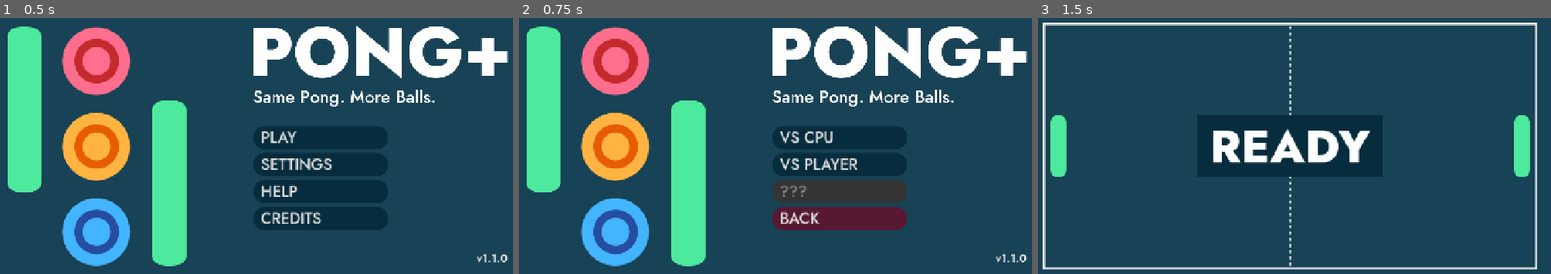
Above: before the commit, frames 1-3 (left to right).
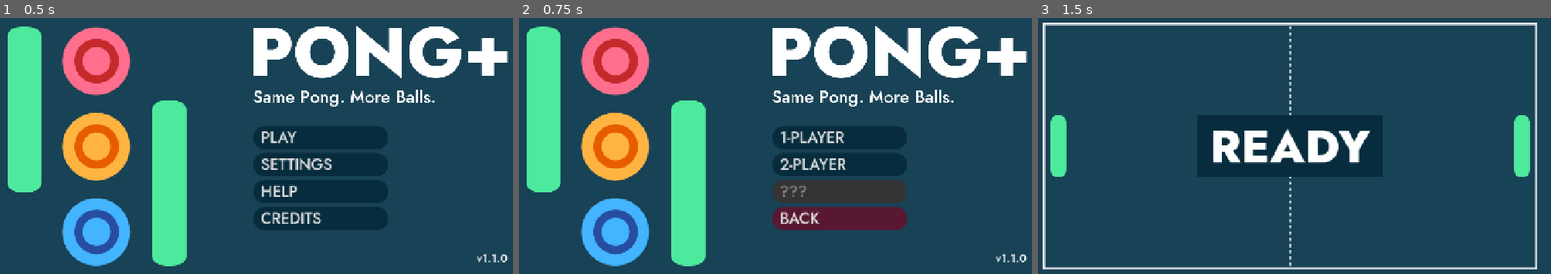
Above: after the commit, the same moments.

Repository: cf-Le3/pong-plus
Game: Godot game, scene res://main/main.tscn
Same seed, same stepped clock (60 frames per second), same inputs: the game is played once before the commit and once after it.
Inputs:
- Up to frame 1 (0.5 s): no input
- Up to frame 2 (0.75 s): click "PLAY" at 0.5 s
- Up to frame 3 (1.5 s): click "VS CPU" (after the commit: "1-PLAYER") at 1.25 s

Frame 1 is identical in both runs. In frame 2, 0.9% of the frame differs, in the area x 50-66%, y 43-60%; in frame 3, nothing differs.

Commit message:
Update play menu labels

Diff:
--- a/Pong Plus/menus/title/title.tscn
+++ b/Pong Plus/menus/title/title.tscn
@@ -131,7 +131,7 @@
 focus_neighbor_top = NodePath("../PlayBackButton")
 focus_neighbor_bottom = NodePath("../VsPlayerButton")
 theme = ExtResource("5_nsibk")
-text = "VS CPU"
+text = "1-PLAYER"
 alignment = 0
 
 [node name="VsPlayerButton" type="Button" parent="MarginContainer/HBoxContainer/VBoxContainer/VBoxPlayButtons"]
@@ -142,7 +142,7 @@
 focus_neighbor_top = NodePath("../VsCpuButton")
 focus_neighbor_bottom = NodePath("../EndlessButton")
 theme = ExtResource("5_nsibk")
-text = "VS PLAYER"
+text = "2-PLAYER"
 alignment = 0
 
 [node name="EndlessButton" type="Button" parent="MarginContainer/HBoxContainer/VBoxContainer/VBoxPlayButtons"]
